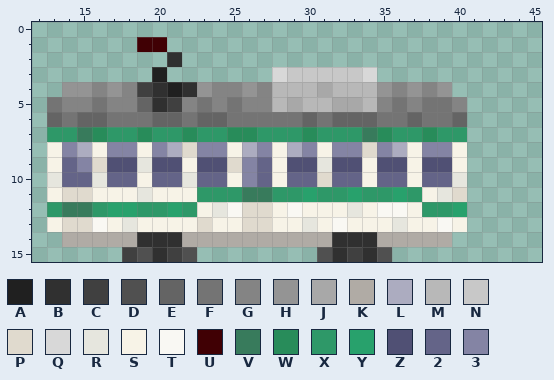
Pixel-art file: src/trams/kumamoto/1090/kuma1090_purchase.aseprite. The first picture shows the starting point.
76x16 pixels, 1 frame. Shown: x 12..45, y 0..15.
Palette (. is transparent): A #202020  B #303030  C #404040  D #505050  E #646464  F #747474  G #848484  H #949494  J #a8a8a8  K #b0aba5  L #acacc0  M #b8b8b8  N #c8c8c8  P #e0dace  Q #d8d8d8  R #e6e6de  S #f7f3e7  T #f9f8f3  U #400004  V #387b5c  W #288c5a  X #2e9868  Y #28a16c  Z #505074  2 #646488  3 #8484a4
Pixels before, first column x 13:
 1 ......UU....................
 2 ........B...................
 3 .......A.......QNNNNNQ......
 4 .HHGHGCBABHGGHGMMMJMMMHGHGH.
 5 FGGFGGEBCGFGFGGMJMMJJMGFGFFG
 6 EFEEFFFEEFEEFFFFFEFEEEFFEFFE
 7 XXVWXXWXXWXXWWXXXWXXXVWXXWXX
 8 S3LS33S3LP33SL3SL3S33P3LS33S
 9 S23PZZRZZSZZP32SZZRZZSZZSZZS
10 R22R22S22R22S32S22P22S22S22R
11 SPPSSSRSSSXXXVVXXYXXYXXYXSRP
12 XVVXYYXXYXSRTPPSTSSSRSTTSXXY
13 SPPTSRSSSSPSSPPSSRSTSSSRSSTS
14 .KKKKKBBBKKKKKKKKKKBBBKKKKK.
15 .....CDBCD........DBCBD.....
New version:
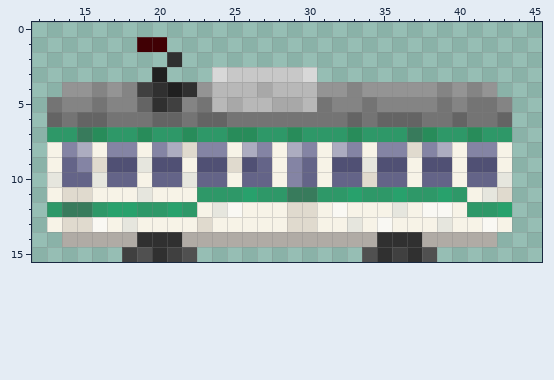
Changes in this commit:
Layer "1080":
y 3: x 24..28 ....Q -> QNNNN; x 30..34 NNNNQ -> Q....
y 4: x 24..27 GGHG -> MMMJ; x 31..34 JMMM -> HHGH; x 36 G -> H; x 38..42 GH... -> HGHGH
y 5: x 24..28 GFGGM -> MJMMJ; x 31..34 MJJM -> FGGF; x 36 F -> G; x 38 F -> G; x 41..43 ... -> FFG
y 6: x 30 E -> F; x 32 E -> F; x 34..36 EFF -> FEE; x 41..43 ... -> FFE
y 7: x 29..30 XW -> WX; x 33..35 XVW -> WXX; x 37 X -> V; x 41..43 ... -> WXX
y 8: x 32 3 -> L; x 34 P -> S; x 36..37 LS -> 3P; x 39 3 -> L; x 41..43 ... -> 33S
y 9: x 26 3 -> Z; x 29..31 ZZR -> 32S; x 34 S -> R; x 41..43 ... -> ZZS
y 10: x 26 3 -> 2; x 29 2 -> 3; x 31 P -> S; x 34 S -> P; x 40..43 R... -> S22R
y 11: x 26..27 VV -> YX; x 29..30 XY -> VV; x 38..43 SRP... -> XYXSRP
y 12: x 26..27 PP -> SS; x 29..30 TS -> PP; x 32..33 SR -> TS; x 35..36 TT -> SR; x 38..43 XXY... -> TTSXXY
y 13: x 26..27 PP -> SS; x 29..30 SR -> PP; x 32..33 TS -> SR; x 35..36 SR -> TS; x 39 T -> R; x 41..43 ... -> STS
y 14: x 32..37 BBBKKK -> KKKBBB; x 40..42 ... -> KKK
y 15: x 31..38 DBCBD... -> ...DBCBD
